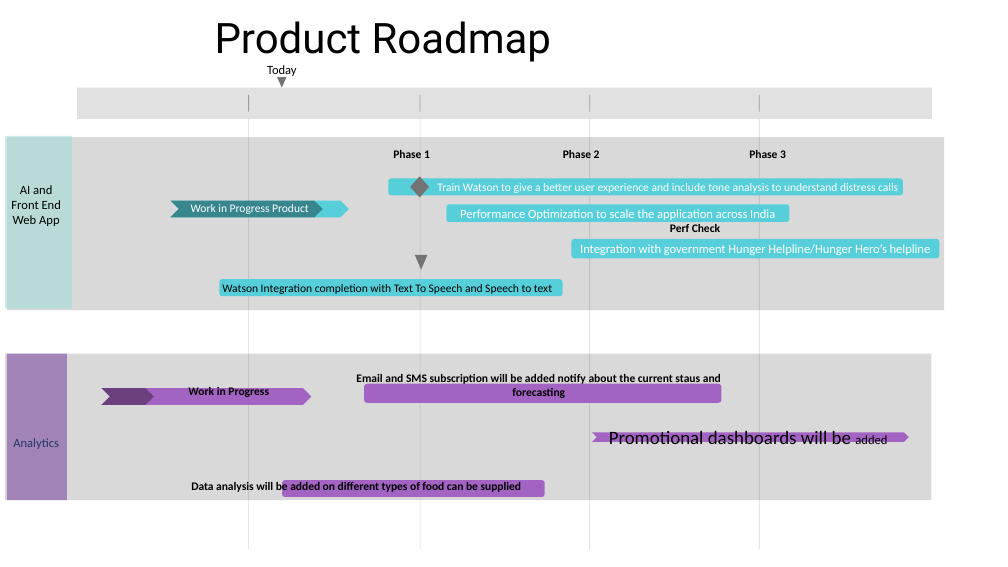
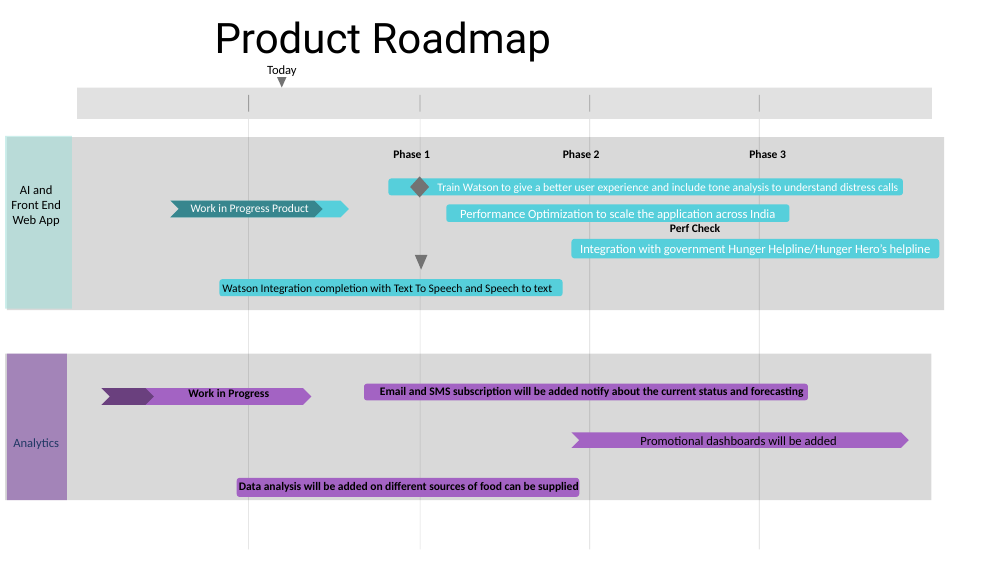
Before and after one commit to sormita/codebreaker, a slide deck: slide 1 of Documents/Technology-Roadmap-PowerPoint-template (1).pptx. Drawn at 1008x567 pixels with LibreOffice and Linux fonts; fonts in the diff are those of the drawing. Boxes give left, top, right and bottom in pixels: in the first picture for what was removed or moved away, otherwise in the second. Text is boxed around its words. In the diff, an @@ line names an element or a change of style, - is before the commit and + after.

Commit message:
Roadmap diagram changes

```diff
--- a/Documents/Technology-Roadmap-PowerPoint-template (1).pptx
+++ b/Documents/Technology-Roadmap-PowerPoint-template (1).pptx
@@ rounded rectangle: place and size @@
-rounded rectangle at [364, 384, 722, 403]
+rounded rectangle at [364, 384, 808, 401]
@@ text at [380, 387, 804, 397]: text changed @@
-Email and SMS subscription will be added notify about the current staus and forecasting
+Email and SMS subscription will be added notify about the current status and forecasting
@@ chevron "Promotional dashboards will be added": place and size @@
-chevron "Promotional dashboards will be added" at [592, 433, 909, 442]
+chevron "Promotional dashboards will be added" at [572, 433, 909, 448]
@@ chevron "Promotional dashboards will be added" at [572, 433, 909, 448]: size 18 to 12 pt in "Promotional dashboards will be" @@
@@ rounded rectangle: place and size @@
-rounded rectangle at [282, 480, 544, 497]
+rounded rectangle at [237, 478, 579, 497]
@@ text at [239, 482, 579, 492]: text changed @@
-Data analysis will be added on different types of food can be supplied
+Data analysis will be added on different sources of food can be supplied
```
